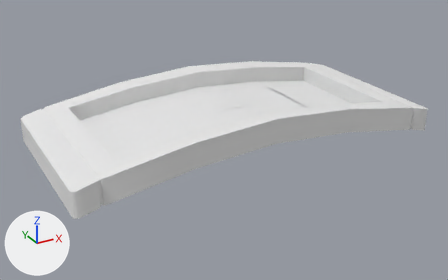
Before and after pictures for a commit that changed the Blender file models/editor/clean/neurotoxin/neurotoxin.blend.
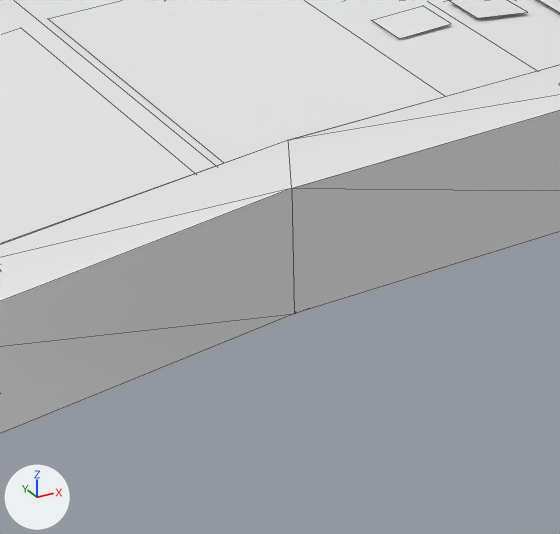
The first picture shows the older version from a camera (50 mm lens) standing at (-124.0, -337.0, 91.0) and looking at (58.0, -6.0, -74.0). The close-ups show both versions on the part from 30% to 56% of the width and 37% to 76% of the height of that picture; other places that the commit changed are outside them. Every picture has the same lights, and +X, +Y and +Z are marked at lower left. The close-ups show mesh edges as thin lines.

The scene before the commit, as lines of its bpy script (objects in view):
```python
me_cube = bpy.data.meshes.new('Cube')
me_cube.from_pydata(...)  # 76 vertices, 40 faces; spans x -64.0..64.0, y -64.0..64.0, z -64.1..-63.0
# faces by material slot: [33, 7]
me_cube.materials.append(mat_neurotoxin_vent)  # its picture is missing
me_cube.materials.append(mat_hard_light_emitter)  # its picture is missing
me_glados_screenborder_curve_reference = bpy.data.meshes.new('glados_screenborder_curve_reference')
me_glados_screenborder_curve_reference.from_pydata(...)  # 173 vertices, 289 faces; spans x -59.0..187.0, y -59.0..59.0, z -74.0..-42.0
# faces by material slot: [283, 6]
me_glados_screenborder_curve_reference.materials.append(mat_item_dropper)  # its picture is missing
me_glados_screenborder_curve_reference.materials.append(mat_underground_num_09)  # its picture is missing
ob_timer_ref = bpy.data.objects.new('timer_ref', me_glados_screenborder_curve_reference)
ob_timer_ref.location = (0.0, 0.0, 0.0)
_m = ob_timer_ref.modifiers.new('EdgeSplit', 'EDGE_SPLIT')
_m.split_angle = 0.871
ob_vent_ref = bpy.data.objects.new('vent_ref', me_cube)
ob_vent_ref.location = (0.0, 0.0, 0.0)
ob_vent_ref.hide_viewport = True
```
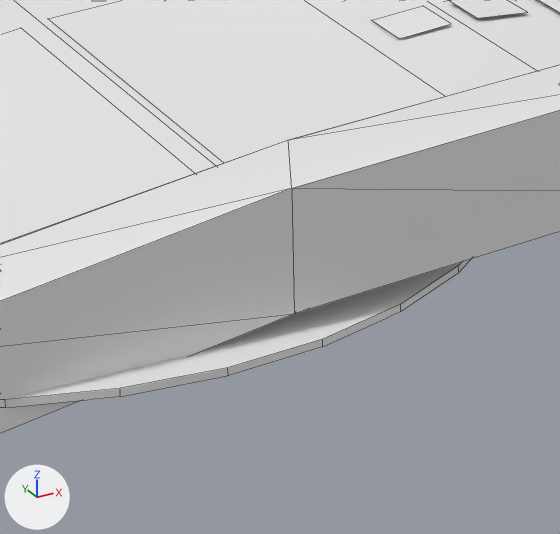
What differs and where, as boxes (x1, y1, x2, y2) in the close-ups (560 x 534 px):
'vent_ref', shown
    after: (5, 259, 471, 408)

Patch to the scene script:
```diff
--- a/models/editor/clean/neurotoxin/neurotoxin.blend.py
+++ b/models/editor/clean/neurotoxin/neurotoxin.blend.py
@@ me_cube @@
 me_cube.from_pydata(...)  # 76 vertices, 40 faces; spans x -64.0..64.0, y -64.0..64.0, z -64.1..-63.0
 # used by ob_vent_ref; location = (0.0, 0.0, 0.0)
+# me_cube part 1: edges marked sharp go from 0 to 70
 me_cube.materials.append(mat_neurotoxin_vent)
@@ ob_vent_ref @@
 ob_vent_ref.location = (0.0, 0.0, 0.0)
-ob_vent_ref.hide_viewport = True
```
